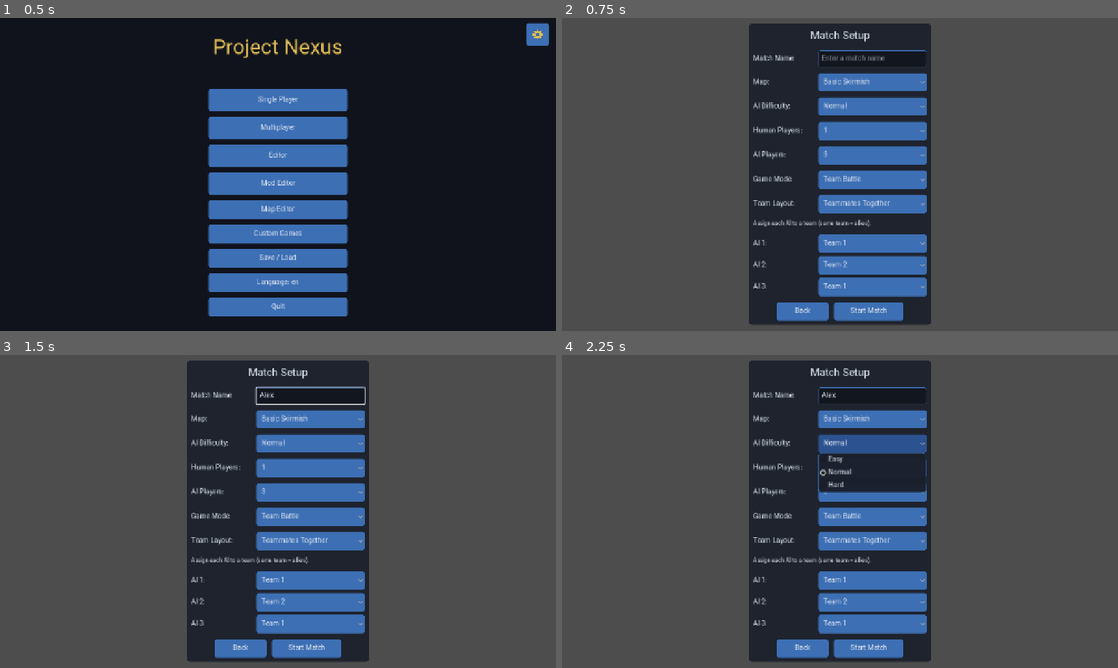
Above: before the commit, frames 1-4 (two rows, left to right).
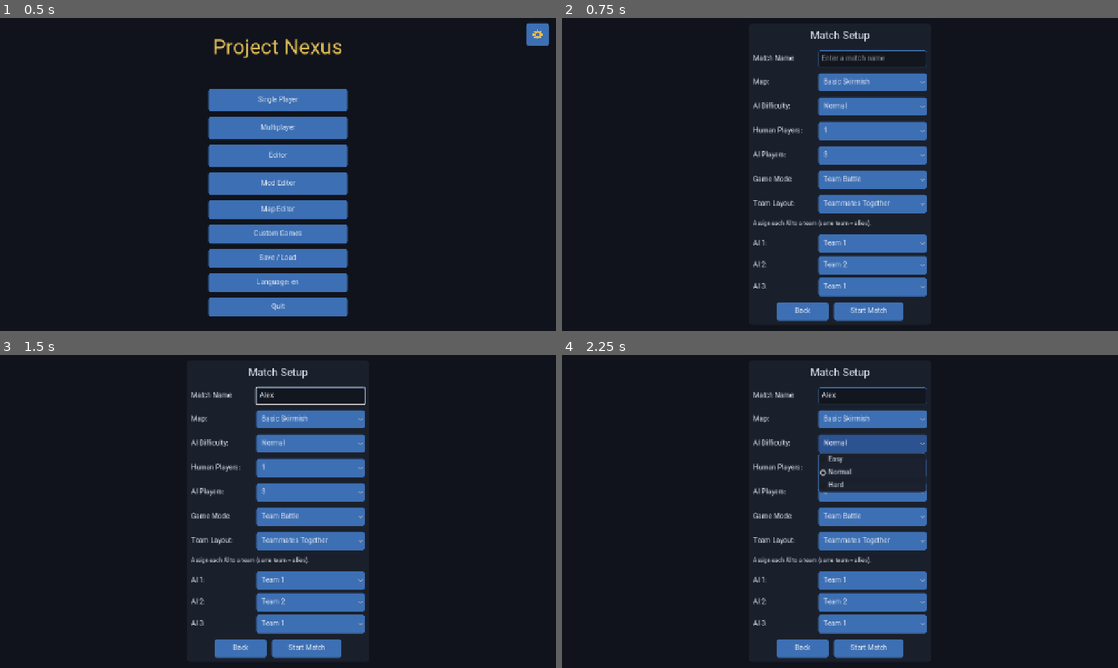
Above: after the commit, the same moments.

Repository: golshandvr-del/Sjalwmbdjdlxl
Game: Godot game, scene res://scenes/main_menu.tscn
Two runs of this game, one before a commit and one after it. Both use one fixed random seed, a clock stepped at 60 frames per second and the inputs below.
Inputs (mouse positions are in pixels of both pictures, inside the frame that each line leads up to):
- Up to frame 1 (0.5 s): no input
- Up to frame 2 (0.75 s): click "Single Player" at 0.5 s
- Up to frame 3 (1.5 s): click (311, 395) at 1.27 s; type "Alex" at 1.35 s
- Up to frame 4 (2.25 s): click "Normal" at 2 s

Frame 1 is identical in both runs. In frame 2, 69% of the frame differs, in the area x 0-100%, y 0-100%; in frame 3, 69%; in frame 4, 69%.

Commit message:
gui: G13 - grey engine clear color, Options overflow, Match Setup background
- project.godot default_clear_color now matches the theme; screens without
  an explicit Background (Match Setup, Lobby, editors) showed flat engine
  grey.
- Options: 13 rows + Reset/Back overflowed a 720px viewport (Back clipped
  off-screen). Wrapped in a ScrollContainer; tighter separation.
- Match Setup: explicit themed background.
- scene_smoke: pristine capture before pressing; tears down stray scenes
  started by navigating buttons so sweeps never bleed into each other.

Diff:
--- a/project.godot
+++ b/project.godot
@@ -43,5 +43,9 @@
 
 [rendering]
 
+; GUI audit: the engine default clear color is a flat grey that showed through
+; any screen without an explicit background (e.g. Match Setup). Match the theme.
+environment/defaults/default_clear_color=Color(0.0627451, 0.0745098, 0.105882, 1)
+
 renderer/rendering_method="gl_compatibility"
 renderer/rendering_method.mobile="gl_compatibility"
--- a/scenes/match_setup.tscn
+++ b/scenes/match_setup.tscn
@@ -1,6 +1,9 @@
-[gd_scene load_steps=2 format=3 uid="uid://nexusmatchsetup1"]
+[gd_scene load_steps=3 format=3 uid="uid://nexusmatchsetup1"]
 
 [ext_resource type="Script" path="res://ui/shared/match_setup.gd" id="1_matchsetup"]
+
+[sub_resource type="GDScript" id="GDScript_bg"]
+script/source = "extends ColorRect"
 
 [node name="MatchSetup" type="Control"]
 layout_mode = 3
@@ -8,3 +11,13 @@
 anchor_right = 1.0
 anchor_bottom = 1.0
 script = ExtResource("1_matchsetup")
+
+[node name="Background" type="ColorRect" parent="."]
+layout_mode = 1
+anchors_preset = 15
+anchor_right = 1.0
+anchor_bottom = 1.0
+grow_horizontal = 2
+grow_vertical = 2
+color = Color(0.0627451, 0.0745098, 0.105882, 1)
+script = SubResource("GDScript_bg")
--- a/scenes/options_menu.tscn
+++ b/scenes/options_menu.tscn
@@ -24,123 +24,129 @@
 color = Color(0.0627451, 0.0745098, 0.105882, 1)
 script = SubResource("GDScript_bg")
 
-[node name="Center" type="CenterContainer" parent="."]
+[node name="Scroll" type="ScrollContainer" parent="."]
 layout_mode = 1
 anchors_preset = 15
 anchor_right = 1.0
 anchor_bottom = 1.0
 grow_horizontal = 2
 grow_vertical = 2
+horizontal_scroll_mode = 0
 
-[node name="Box" type="VBoxContainer" parent="Center"]
+[node name="Center" type="CenterContainer" parent="Scroll"]
 layout_mode = 2
-theme_override_constants/separation = 12
+size_flags_horizontal = 3
+size_flags_vertical = 3
 
-[node name="Title" type="Label" parent="Center/Box"]
+[node name="Box" type="VBoxContainer" parent="Scroll/Center"]
+layout_mode = 2
+theme_override_constants/separation = 8
+
+[node name="Title" type="Label" parent="Scroll/Center/Box"]
 layout_mode = 2
 theme_override_colors/font_color = Color(0.882353, 0.745098, 0.341176, 1)
 theme_override_font_sizes/font_size = 40
 horizontal_alignment = 1
 text = "Options"
 
-[node name="LocaleRow" type="HBoxContainer" parent="Center/Box"]
+[node name="LocaleRow" type="HBoxContainer" parent="Scroll/Center/Box"]
 layout_mode = 2
 
-[node name="LocaleButton" type="Button" parent="Center/Box/LocaleRow"]
+[node name="LocaleButton" type="Button" parent="Scroll/Center/Box/LocaleRow"]
 custom_minimum_size = Vector2(360, 44)
 layout_mode = 2
 text = "Language: en"
 
-[node name="StyleRow" type="HBoxContainer" parent="Center/Box"]
+[node name="StyleRow" type="HBoxContainer" parent="Scroll/Center/Box"]
 layout_mode = 2
 
-[node name="StyleButton" type="Button" parent="Center/Box/StyleRow"]
+[node name="StyleButton" type="Button" parent="Scroll/Center/Box/StyleRow"]
 custom_minimum_size = Vector2(360, 44)
 layout_mode = 2
 text = "Style: Simple"
 
-[node name="DifficultyRow" type="HBoxContainer" parent="Center/Box"]
+[node name="DifficultyRow" type="HBoxContainer" parent="Scroll/Center/Box"]
 layout_mode = 2
 
-[node name="DifficultyButton" type="Button" parent="Center/Box/DifficultyRow"]
+[node name="DifficultyButton" type="Button" parent="Scroll/Center/Box/DifficultyRow"]
 custom_minimum_size = Vector2(360, 44)
 layout_mode = 2
 text = "Difficulty: normal"
 
-[node name="ZoomRow" type="HBoxContainer" parent="Center/Box"]
+[node name="ZoomRow" type="HBoxContainer" parent="Scroll/Center/Box"]
 layout_mode = 2
 
-[node name="ZoomButton" type="Button" parent="Center/Box/ZoomRow"]
+[node name="ZoomButton" type="Button" parent="Scroll/Center/Box/ZoomRow"]
 custom_minimum_size = Vector2(360, 44)
 layout_mode = 2
 text = "Zoom: 1.00x"
 
-[node name="UiScaleAutoRow" type="HBoxContainer" parent="Center/Box"]
+[node name="UiScaleAutoRow" type="HBoxContainer" parent="Scroll/Center/Box"]
 layout_mode = 2
 
-[node name="UiScaleAutoButton" type="Button" parent="Center/Box/UiScaleAutoRow"]
+[node name="UiScaleAutoButton" type="Button" parent="Scroll/Center/Box/UiScaleAutoRow"]
 custom_minimum_size = Vector2(360, 44)
 layout_mode = 2
 text = "Auto GUI Scale: On"
 
-[node name="UiScaleRow" type="HBoxContainer" parent="Center/Box"]
+[node name="UiScaleRow" type="HBoxContainer" parent="Scroll/Center/Box"]
 layout_mode = 2
 
-[node name="UiScaleButton" type="Button" parent="Center/Box/UiScaleRow"]
+[node name="UiScaleButton" type="Button" parent="Scroll/Center/Box/UiScaleRow"]
 custom_minimum_size = Vector2(360, 44)
 layout_mode = 2
 text = "GUI Scale: Auto"
 
-[node name="OrientationRow" type="HBoxContainer" parent="Center/Box"]
+[node name="OrientationRow" type="HBoxContainer" parent="Scroll/Center/Box"]
 layout_mode = 2
 
-[node name="OrientationButton" type="Button" parent="Center/Box/OrientationRow"]
+[node name="OrientationButton" type="Button" parent="Scroll/Center/Box/OrientationRow"]
 custom_minimum_size = Vector2(360, 44)
 layout_mode = 2
 text = "Orientation: Auto"
 
-[node name="UiModeRow" type="HBoxContainer" parent="Center/Box"]
+[node name="UiModeRow" type="HBoxContainer" parent="Scroll/Center/Box"]
 layout_mode = 2
 
-[node name="UiModeButton" type="Button" parent="Center/Box/UiModeRow"]
+[node name="UiModeButton" type="Button" parent="Scroll/Center/Box/UiModeRow"]
 custom_minimum_size = Vector2(360, 44)
 layout_mode = 2
 text = "Interface: Auto"
 
-[node name="SfxRow" type="HBoxContainer" parent="Center/Box"]
+[node name="SfxRow" type="HBoxContainer" parent="Scroll/Center/Box"]
 layout_mode = 2
 
-[node name="SfxButton" type="Button" parent="Center/Box/SfxRow"]
+[node name="SfxButton" type="Button" parent="Scroll/Center/Box/SfxRow"]
 custom_minimum_size = Vector2(360, 44)
 layout_mode = 2
 text = "Sound Effects: On"
 
-[node name="MusicRow" type="HBoxContainer" parent="Center/Box"]
+[node name="MusicRow" type="HBoxContainer" parent="Scroll/Center/Box"]
 layout_mode = 2
 
-[node name="MusicButton" type="Button" parent="Center/Box/MusicRow"]
+[node name="MusicButton" type="Button" parent="Scroll/Center/Box/MusicRow"]
 custom_minimum_size = Vector2(360, 44)
 layout_mode = 2
 text = "Music: On"
 
-[node name="ContentPathRow" type="HBoxContainer" parent="Center/Box"]
+[node name="ContentPathRow" type="HBoxContainer" parent="Scroll/Center/Box"]
 layout_mode = 2
 
-[node name="ContentPathButton" type="Button" parent="Center/Box/ContentPathRow"]
+[node name="ContentPathButton" type="Button" parent="Scroll/Center/Box/ContentPathRow"]
 custom_minimum_size = Vector2(360, 44)
 layout_mode = 2
 text = "Content Folder: user://content"
 
-[node name="ButtonRow" type="HBoxContainer" parent="Center/Box"]
+[node name="ButtonRow" type="HBoxContainer" parent="Scroll/Center/Box"]
 layout_mode = 2
 theme_override_constants/separation = 16
 
-[node name="ResetButton" type="Button" parent="Center/Box/ButtonRow"]
+[node name="ResetButton" type="Button" parent="Scroll/Center/Box/ButtonRow"]
 custom_minimum_size = Vector2(172, 48)
 layout_mode = 2
 text = "Reset"
 
-[node name="BackButton" type="Button" parent="Center/Box/ButtonRow"]
+[node name="BackButton" type="Button" parent="Scroll/Center/Box/ButtonRow"]
 custom_minimum_size = Vector2(172, 48)
 layout_mode = 2
 text = "Back"
--- a/tools/scene_smoke.gd
+++ b/tools/scene_smoke.gd
@@ -73,6 +73,13 @@
 	add_child(node)
 	for i in range(3):
 		await get_tree().process_frame
+	# Capture the untouched screen (before any button press may navigate).
+	if OS.get_cmdline_user_args().has("--write-png"):
+		await RenderingServer.frame_post_draw
+		var img: Image = get_viewport().get_texture().get_image()
+		var out: String = "user://smoke_%s.png" % path.get_file().get_basename()
+		img.save_png(out)
+		print("SCENE_SMOKE wrote %s" % ProjectSettings.globalize_path(out))
 	var buttons: Array = node.find_children("*", "BaseButton", true, false)
 	var pressed: int = 0
 	for b in buttons:
@@ -110,4 +117,14 @@
 	print("SCENE_SMOKE_OK %s buttons=%d pressed=%d" % [path, buttons.size(), pressed])
 	if is_instance_valid(node):
 		node.queue_free()
+	# A navigating button may have swapped in a NEW current scene (and even
+	# started a match). Tear it down so it cannot pollute the next sweep.
+	var stray: Node = get_tree().current_scene
+	if stray != null and stray != node and is_instance_valid(stray):
+		var nexus: Node = get_tree().root.get_node_or_null("Nexus")
+		if nexus != null and nexus.has_method("shutdown_simulation"):
+			nexus.shutdown_simulation()
+		stray.queue_free()
+		get_tree().current_scene = null
 	await get_tree().process_frame
+	await get_tree().process_frame
--- a/ui/shared/options_menu.gd
+++ b/ui/shared/options_menu.gd
@@ -19,20 +19,20 @@
 var _settings: GameSettings = null
 var _loc: Localization = null
 
-@onready var _title: Label = $Center/Box/Title
-@onready var _locale_button: Button = $Center/Box/LocaleRow/LocaleButton
-@onready var _style_button: Button = $Center/Box/StyleRow/StyleButton
-@onready var _difficulty_button: Button = $Center/Box/DifficultyRow/DifficultyButton
-@onready var _zoom_button: Button = $Center/Box/ZoomRow/ZoomButton
-@onready var _ui_scale_auto_button: Button = $Center/Box/UiScaleAutoRow/UiScaleAutoButton
-@onready var _ui_scale_button: Button = $Center/Box/UiScaleRow/UiScaleButton
-@onready var _orientation_button: Button = $Center/Box/OrientationRow/OrientationButton
-@onready var _ui_mode_button: Button = $Center/Box/UiModeRow/UiModeButton
-@onready var _sfx_button: Button = $Center/Box/SfxRow/SfxButton
-@onready var _music_button: Button = $Center/Box/MusicRow/MusicButton
-@onready var _content_path_button: Button = $Center/Box/ContentPathRow/ContentPathButton
-@onready var _reset_button: Button = $Center/Box/ButtonRow/ResetButton
-@onready var _back_button: Button = $Center/Box/ButtonRow/BackButton
+@onready var _title: Label = $Scroll/Center/Box/Title
+@onready var _locale_button: Button = $Scroll/Center/Box/LocaleRow/LocaleButton
+@onready var _style_button: Button = $Scroll/Center/Box/StyleRow/StyleButton
+@onready var _difficulty_button: Button = $Scroll/Center/Box/DifficultyRow/DifficultyButton
+@onready var _zoom_button: Button = $Scroll/Center/Box/ZoomRow/ZoomButton
+@onready var _ui_scale_auto_button: Button = $Scroll/Center/Box/UiScaleAutoRow/UiScaleAutoButton
+@onready var _ui_scale_button: Button = $Scroll/Center/Box/UiScaleRow/UiScaleButton
+@onready var _orientation_button: Button = $Scroll/Center/Box/OrientationRow/OrientationButton
+@onready var _ui_mode_button: Button = $Scroll/Center/Box/UiModeRow/UiModeButton
+@onready var _sfx_button: Button = $Scroll/Center/Box/SfxRow/SfxButton
+@onready var _music_button: Button = $Scroll/Center/Box/MusicRow/MusicButton
+@onready var _content_path_button: Button = $Scroll/Center/Box/ContentPathRow/ContentPathButton
+@onready var _reset_button: Button = $Scroll/Center/Box/ButtonRow/ResetButton
+@onready var _back_button: Button = $Scroll/Center/Box/ButtonRow/BackButton
 
 
 func _ready() -> void:
